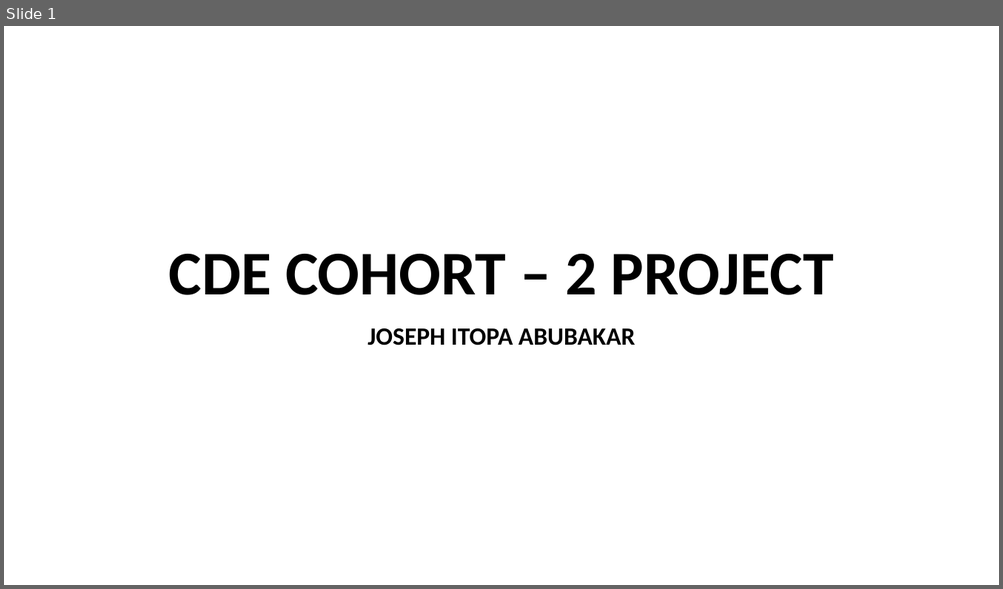
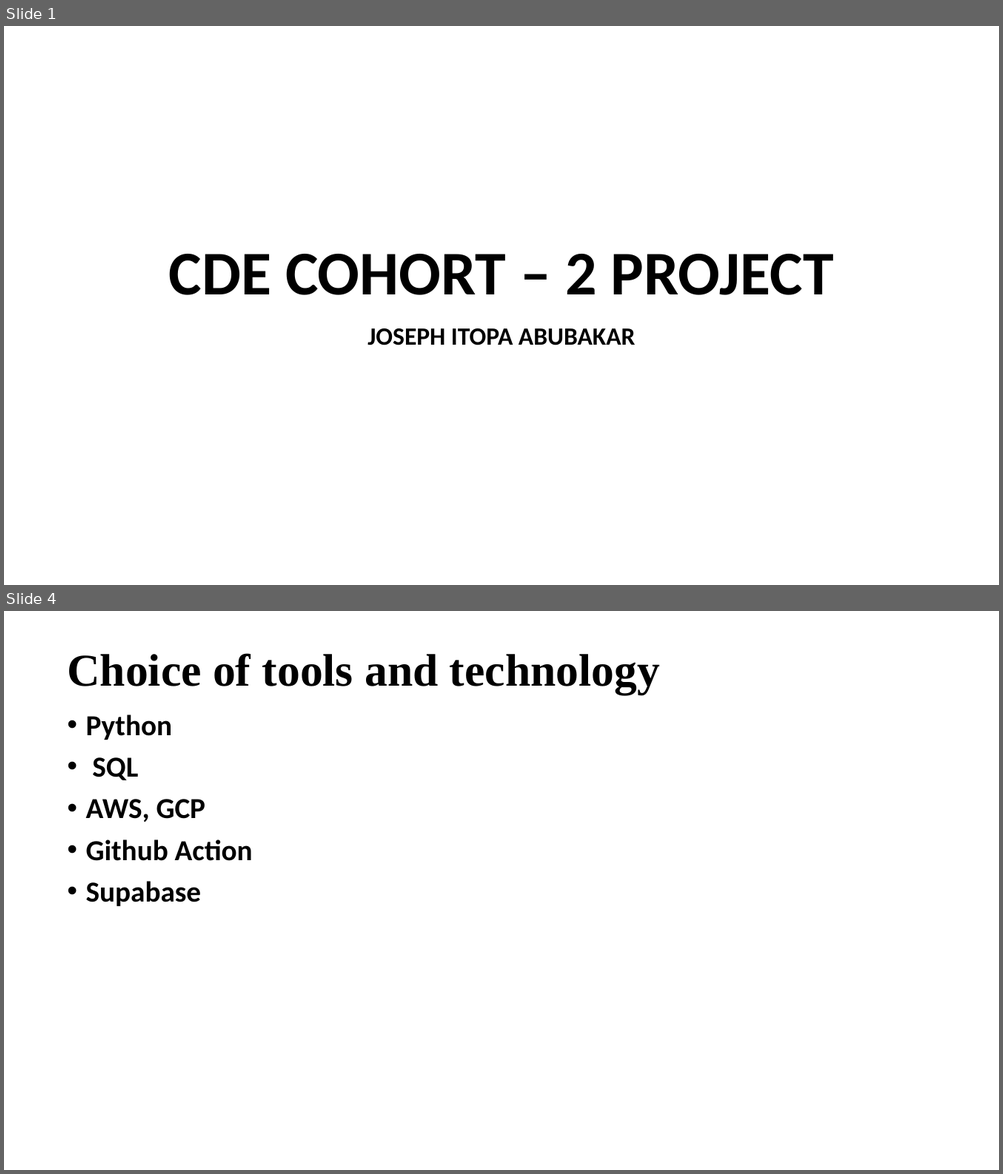
Before and after one commit to JosephItopa/cohort-2-final-de-project, a slide deck: slide/CDE COHORT – 2 PROJECT.pptx. Shown one above the other, each under a label of ours: slide 1 before the commit, slides 1 and 4 after it; the slides between them are not shown. The pictures are 1003x589 and 1003x1174 pixels, drawn with LibreOffice and Linux fonts; fonts in the diff are those of the drawing. Boxes give left, top, right and bottom in pixels: in the first picture for what was removed or moved away, otherwise in the second. Text is boxed around its words. In the diff, an @@ line names an element or a change of style, - is before the commit and + after.

```diff
--- a/slide/CDE COHORT – 2 PROJECT.pptx
+++ b/slide/CDE COHORT – 2 PROJECT.pptx
@@ slide 4 added at (4, 611, 999, 1170), background #FFFFFF @@
@@ title added at (67, 653, 660, 695), 44 pt, text #000000, bold @@
+Choice of tools and technology
@@ text added at (86, 715, 253, 906), 28 pt, text #000000, bold @@
+• Python
+• SQL
+• AWS, GCP
+• Github Action
+• Supabase
```
Also in this commit, not shown: 2 other slides added, 2 other files.
